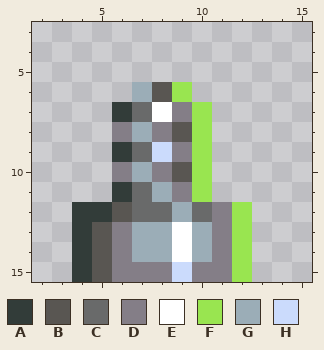
Pixel-art sprite -- UnusualTool/imgs/bolt2.png. Above, as it was before the edit.
The file is 16x16 pixels. Shown: x 2..15, y 3..15.
Palette (. is transparent): A #323c39  B #595652  C #696a6a  D #847e87  E #ffffff  F #99e550  G #9badb7  H #cbdbfc
Pixels before, first column x 4:
 6 ...GBF...
 7 ..ACEDF..
 8 ..DGDBF..
 9 ..ACHDF..
10 ..DGDBF..
11 ..ACGDF..
12 AABCCGCDF
13 ABDGGEGDF
14 ABDGGEGDF
15 ABDDDHDDF
And afterwards:
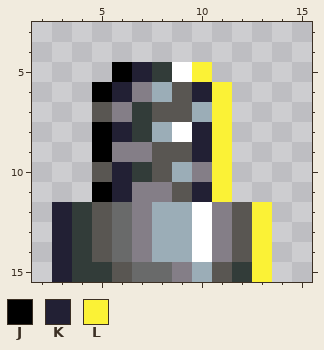
Colours new in this view: J #000000  K #222034  L #fbf236
The exact change:
Changed rows in their new state; - is an unchanged pixel.
first column x 3:
 5 ---JKAEL---
 6 --JKDGBKL--
 7 --BDABBGL--
 8 --JKAGEKL--
 9 --JDDBBKL--
10 --BKABGDL--
11 --JKDDBKL--
12 K-BCDG-E-BL
13 K--CD-GE-BL
14 K--CD-GE-BL
15 K-ABCCDGBAL
Pixel boxes of the changes (left, top, right, bottom) in both pictures:
changed: (52, 62, 272, 282)
